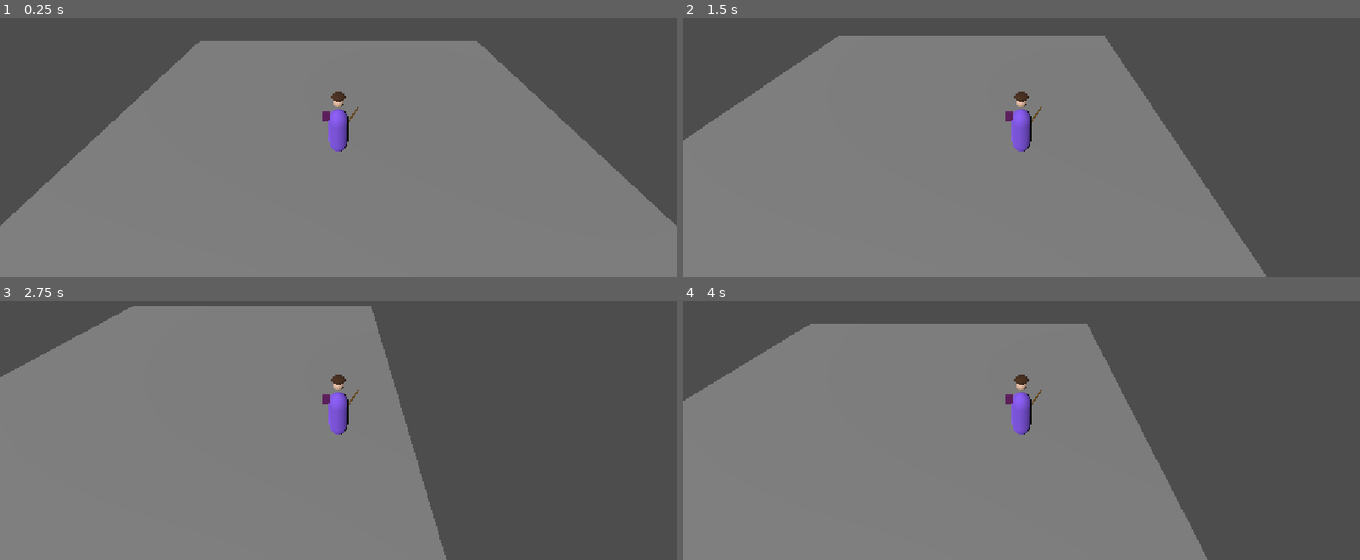
Above: before the commit, frames 1-4 (two rows, left to right).
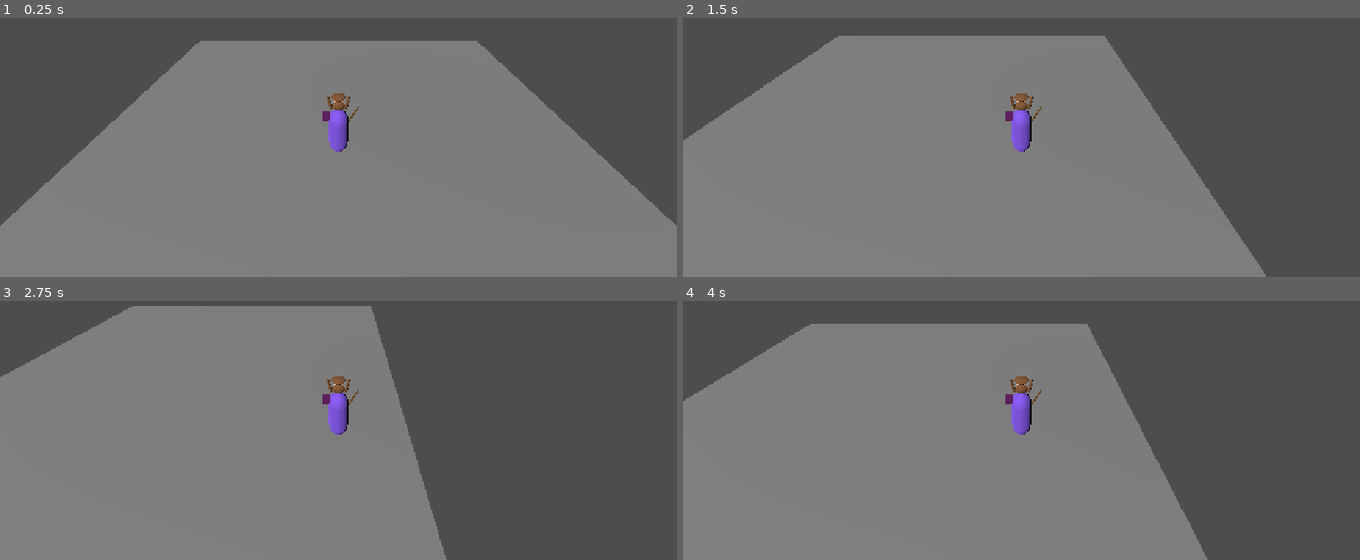
Above: after the commit, the same moments.

Repository: JuanH00/Magia-Despertar
Game: Godot game, scene res://main.tscn
Same seed, same stepped clock (60 frames per second), same inputs: the game is played once before the commit and once after it.
Inputs:
- Up to frame 1 (0.25 s): no input
- Up to frame 2 (1.5 s): tap Enter at 0.5 s; hold D (move_right) 0.53-1.28 s; hold Down (move_back) from 1.28 s (still down)
- Up to frame 3 (2.75 s): tap Space at 2 s; release Down (move_back) at 2.03 s; hold D (move_right) from 2.03 s (still down)
- Up to frame 4 (4 s): release D (move_right) at 2.78 s; hold W (move_forward) 2.78-3.53 s; tap Enter at 3.5 s; hold A (move_left) from 3.53 s (still down)

The runs differ from the first frame. In frame 1, 0.2% of the frame differs, in the area x 48-52%, y 28-36%; in frame 2, 0.2%; in frame 3, 0.2%; in frame 4, 0.2%.

Commit message:
Estilizar cabello de Sam placeholder
Updated albedo colors and transformed various mesh instances. Added new hair-related mesh instances and adjusted their properties.

Diff:
--- a/main.tscn
+++ b/main.tscn
@@ -23,7 +23,7 @@
 [sub_resource type="SphereMesh" id="SphereMesh_1ls2o"]
 
 [sub_resource type="StandardMaterial3D" id="StandardMaterial3D_mbgqw"]
-albedo_color = Color(0.2901961, 0.18039216, 0.09411765, 1)
+albedo_color = Color(0.5411765, 0.3529412, 0.20784314, 1)
 
 [sub_resource type="CylinderMesh" id="CylinderMesh_3yr7u"]
 
@@ -38,7 +38,11 @@
 [sub_resource type="SphereMesh" id="SphereMesh_mbgqw"]
 
 [sub_resource type="StandardMaterial3D" id="StandardMaterial3D_0aptg"]
-albedo_color = Color(0.2901961, 0.18039216, 0.09411765, 1)
+albedo_color = Color(0.5411765, 0.3529412, 0.20784314, 1)
+
+[sub_resource type="SphereMesh" id="SphereMesh_hair_back"]
+
+[sub_resource type="CapsuleMesh" id="CapsuleMesh_hair_side"]
 
 [node name="Main" type="Node3D" unique_id=1581844241]
 
@@ -78,9 +82,24 @@
 mesh = SubResource("SphereMesh_3yr7u")
 surface_material_override/0 = SubResource("StandardMaterial3D_0xm2m")
 
-[node name="Cabello" type="MeshInstance3D" parent="Sam" unique_id=1256281706]
-transform = Transform3D(0.48, 0, 0, 0, 0.22, 0, 0, 0, 0.42, 0, 1.55, -0.05)
+[node name="Cabello_Casco" type="MeshInstance3D" parent="Sam" unique_id=1256281706]
+transform = Transform3D(0.48, 0, 0, 0, 0.18, 0, 0, 0, 0.4, 0, 1.55, -0.03)
 mesh = SubResource("SphereMesh_1ls2o")
+surface_material_override/0 = SubResource("StandardMaterial3D_mbgqw")
+
+[node name="Cabello_Nuca" type="MeshInstance3D" parent="Sam"]
+transform = Transform3D(0.4, 0, 0, 0, 0.34, 0, 0, 0, 0.24, 0, 1.35, 0.18)
+mesh = SubResource("SphereMesh_hair_back")
+surface_material_override/0 = SubResource("StandardMaterial3D_mbgqw")
+
+[node name="Mechon_Izq" type="MeshInstance3D" parent="Sam"]
+transform = Transform3D(0.09781476, -0.062373504, 0, 0.02079117, 0.2934443, 0, 0, 0, 0.1, -0.3, 1.32, -0.03)
+mesh = SubResource("CapsuleMesh_hair_side")
+surface_material_override/0 = SubResource("StandardMaterial3D_mbgqw")
+
+[node name="Mechon_Der" type="MeshInstance3D" parent="Sam"]
+transform = Transform3D(0.09781476, 0.062373504, 0, -0.02079117, 0.2934443, 0, 0, 0, 0.1, 0.3, 1.32, -0.03)
+mesh = SubResource("CapsuleMesh_hair_side")
 surface_material_override/0 = SubResource("StandardMaterial3D_mbgqw")
 
 [node name="Varita" type="MeshInstance3D" parent="Sam" unique_id=1809457674]
@@ -94,6 +113,6 @@
 surface_material_override/0 = SubResource("StandardMaterial3D_treug")
 
 [node name="Flequillo" type="MeshInstance3D" parent="Sam" unique_id=2071816231]
-transform = Transform3D(0.38, 0, 0, 0, 0.12, 0, 0, 0, 0.18, 0, 1.42, -0.28)
+transform = Transform3D(0.36, 0, 0, 0, 0.1, 0, 0, 0, 0.16, 0, 1.43, -0.27)
 mesh = SubResource("SphereMesh_mbgqw")
-surface_material_override/0 = SubResource("StandardMaterial3D_0aptg")
+surface_material_override/0 = SubResource("StandardMaterial3D_mbgqw")
